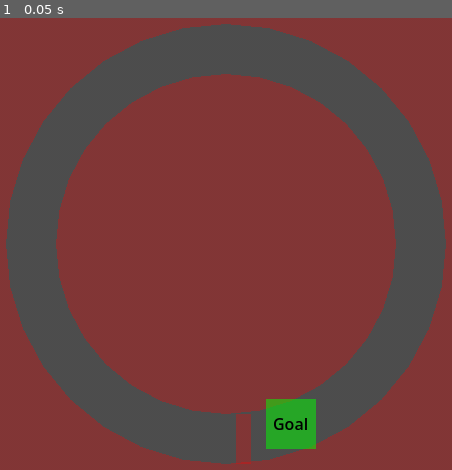
Above: before the commit, frame 1.
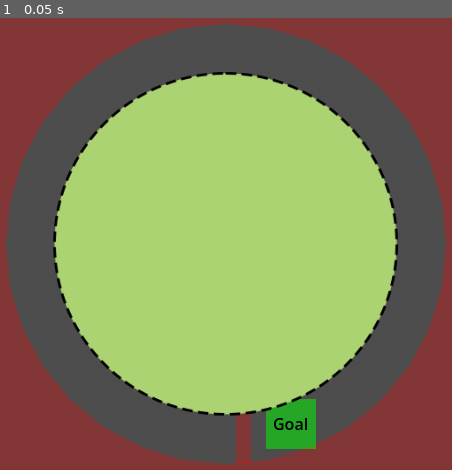
Above: after the commit, the same moment.

Repository: 0r10n650/coupon-wizard
Game: Godot game, scene res://coupon_game/mazes/maze_circle.tscn
The game is run twice, just before and just after one commit, with the same random seed, the same clock (stepped at 60 frames per second) and the same inputs. This scene is started directly instead of the project's main scene.
Inputs:
- Up to frame 1 (0.05 s): no input

The runs differ from the first frame. In frame 1, 45% of the frame differs, in the area x 11-89%, y 11-89%.

Commit message:
add ems coupon images

Diff:
--- a/coupon_game/mazes/maze_circle.tscn
+++ b/coupon_game/mazes/maze_circle.tscn
@@ -1,4 +1,6 @@
 [gd_scene format=3 uid="uid://cwxajs3egcbhj"]
+
+[ext_resource type="Texture2D" uid="uid://cfq6bfyn5ny6x" path="res://coupon_game/mazes/coupon_couponshape_circ.png" id="1_pum1y"]
 
 [sub_resource type="RectangleShape2D" id="RectangleShape2D_61ts6"]
 size = Vector2(50, 50)
@@ -18,7 +20,7 @@
 polygon = PackedVector2Array(620, 300, 615.77277, 342.91986, 603.2535, 384.19037, 582.92334, 422.22546, 555.5635, 455.5 …(554 unchanged characters)…
 
 [node name="Polygon2D_Inner" type="Polygon2D" parent="Walls" unique_id=1914948219]
-color = Color(1, 0, 0, 0.3)
+color = Color(0.2784314, 0.36078432, 0.14901961, 0)
 polygon = PackedVector2Array(570, 300, 566.7335, 333.16534, 557.0595, 365.05618, 541.34985, 394.44696, 520.2081, 420.20 …(555 unchanged characters)…
 
 [node name="CollisionPolygon2D_Inner" type="CollisionPolygon2D" parent="Walls" unique_id=557712708]
@@ -55,3 +57,8 @@
 
 [node name="StartPos" type="Marker2D" parent="." unique_id=1684391768]
 position = Vector2(342, 493)
+
+[node name="CouponCouponshapeCirc" type="Sprite2D" parent="." unique_id=1359072020]
+position = Vector2(400.99997, 284.99997)
+scale = Vector2(0.8865979, 0.87209296)
+texture = ExtResource("1_pum1y")
--- a/coupon_game/mazes/maze_complex.tscn
+++ b/coupon_game/mazes/maze_complex.tscn
@@ -1,4 +1,6 @@
 [gd_scene format=3 uid="uid://d3jgsosn5r4bm"]
+
+[ext_resource type="Texture2D" uid="uid://dc06obakbsl1b" path="res://coupon_game/mazes/coupon_couponshape_gear.png" id="1_bdgs2"]
 
 [sub_resource type="RectangleShape2D" id="RectangleShape2D_drqqp"]
 size = Vector2(50, 50)
@@ -62,3 +64,7 @@
 
 [node name="StartPos" type="Marker2D" parent="." unique_id=179977847]
 position = Vector2(373, 535)
+
+[node name="CouponCouponshapeGear" type="Sprite2D" parent="." unique_id=1718511255]
+position = Vector2(397, 313)
+texture = ExtResource("1_bdgs2")
--- a/coupon_game/mazes/maze_hexagon.tscn
+++ b/coupon_game/mazes/maze_hexagon.tscn
@@ -1,4 +1,6 @@
 [gd_scene format=3 uid="uid://dnv2kxsouqsxu"]
+
+[ext_resource type="Texture2D" uid="uid://ccql5vc528dp1" path="res://coupon_game/mazes/coupon_couponshape_hex.png" id="1_2xghd"]
 
 [sub_resource type="RectangleShape2D" id="RectangleShape2D_4k5sl"]
 size = Vector2(50, 50)
@@ -57,3 +59,8 @@
 
 [node name="StartPos" type="Marker2D" parent="." unique_id=357438946]
 position = Vector2(352, 486)
+
+[node name="CouponCouponshapeHex" type="Sprite2D" parent="." unique_id=105938276]
+position = Vector2(403, 290.00003)
+scale = Vector2(0.8900376, 0.89003754)
+texture = ExtResource("1_2xghd")
--- a/coupon_game/mazes/maze_rect.tscn
+++ b/coupon_game/mazes/maze_rect.tscn
@@ -1,4 +1,6 @@
 [gd_scene format=3 uid="uid://cihoe27xflji3"]
+
+[ext_resource type="Texture2D" uid="uid://bb3ecc7kj6otj" path="res://coupon_game/mazes/coupon_couponshape_rect.png" id="1_mag7j"]
 
 [sub_resource type="RectangleShape2D" id="RectangleShape2D_baako"]
 size = Vector2(50, 50)
@@ -55,3 +57,8 @@
 
 [node name="StartPos" type="Marker2D" parent="." unique_id=1971971050]
 position = Vector2(344, 427)
+
+[node name="CouponCouponshapeRect" type="Sprite2D" parent="." unique_id=371187734]
+position = Vector2(398.49997, 281.75)
+scale = Vector2(0.8811075, 0.84938514)
+texture = ExtResource("1_mag7j")
--- a/coupon_game/mazes/maze_star.tscn
+++ b/coupon_game/mazes/maze_star.tscn
@@ -1,4 +1,6 @@
 [gd_scene format=3 uid="uid://b0wygvurf6wqd"]
+
+[ext_resource type="Texture2D" uid="uid://cvwubtdro5od6" path="res://coupon_game/mazes/coupon_couponshape_star.png" id="1_vm6pb"]
 
 [sub_resource type="RectangleShape2D" id="RectangleShape2D_kgg48"]
 size = Vector2(50, 50)
@@ -57,3 +59,8 @@
 
 [node name="StartPos" type="Marker2D" parent="." unique_id=450727571]
 position = Vector2(363, 423)
+
+[node name="CouponCouponshapeStar" type="Sprite2D" parent="." unique_id=400345514]
+position = Vector2(400, 302.99997)
+scale = Vector2(0.9217687, 0.89455783)
+texture = ExtResource("1_vm6pb")
--- a/coupon_game/mazes/maze_triangle.tscn
+++ b/coupon_game/mazes/maze_triangle.tscn
@@ -1,4 +1,6 @@
 [gd_scene format=3 uid="uid://c3bae0maavjcs"]
+
+[ext_resource type="Texture2D" uid="uid://gxk8xbobudn" path="res://coupon_game/mazes/coupon_couponshape_tri.png" id="1_51iol"]
 
 [sub_resource type="RectangleShape2D" id="RectangleShape2D_1uiq6"]
 size = Vector2(50, 50)
@@ -57,3 +59,8 @@
 
 [node name="StartPos" type="Marker2D" parent="." unique_id=2078676259]
 position = Vector2(339, 407)
+
+[node name="CouponCouponshapeTri" type="Sprite2D" parent="." unique_id=686561711]
+position = Vector2(400.5, 337.5)
+scale = Vector2(0.8470791, 0.8456222)
+texture = ExtResource("1_51iol")
Binary file added: coupon_game/mazes/coupon_couponshape_circ.png
Not shown, added: coupon_game/mazes/coupon_couponshape_circ.png.import
Binary file added: coupon_game/mazes/coupon_couponshape_gear.png
Not shown, added: coupon_game/mazes/coupon_couponshape_gear.png.import
Binary file added: coupon_game/mazes/coupon_couponshape_hex.png
Not shown, added: coupon_game/mazes/coupon_couponshape_hex.png.import
Binary file added: coupon_game/mazes/coupon_couponshape_rect.png
Not shown, added: coupon_game/mazes/coupon_couponshape_rect.png.import
Binary file added: coupon_game/mazes/coupon_couponshape_star.png
Not shown, added: coupon_game/mazes/coupon_couponshape_star.png.import
Binary file added: coupon_game/mazes/coupon_couponshape_tri.png
Not shown, added: coupon_game/mazes/coupon_couponshape_tri.png.import
